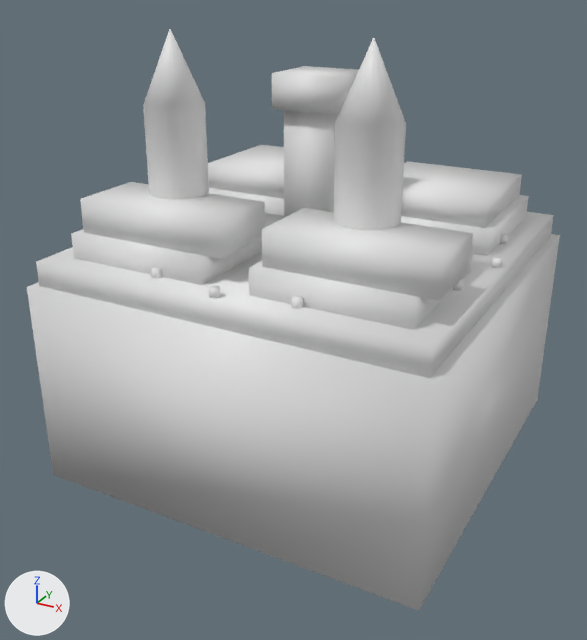
Before and after pictures for a commit that changed the OBJ model src/main/resources/assets/apexballistics/models/block/vls.obj.
One viewpoint serves both versions: a 50 mm lens placed at (1.396, -2.25, 1.211), pointed at (0.482, -0.589, 0.381). Arrows for +X, +Y and +Z are at lower left; the lights stay in place. The older version comes first. Materials are left out; every surface is plain grey. Where no turn or scale is listed for an object, it has been applied to the vertices. Vertices at exactly the same position are counted once.

In view in the first picture: 'vls'.
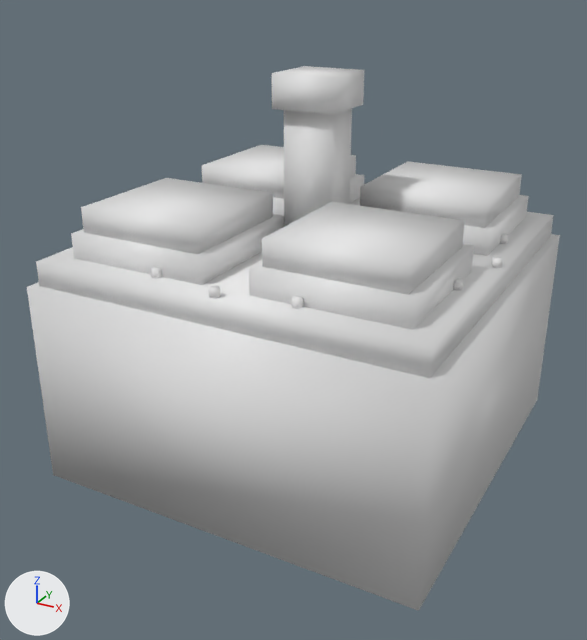
Edits to the bpy script that builds the scene:
```text
Change me_vls:
    used by ob_vls; location = (0.0, 0.0, 0.0)
    remove me_vls.from_pydata(...)  # 492 vertices, 590 faces; spans x 0.0..1.0, y -1.0..0.0, z 0.0..1.08
    add me_vls.from_pydata(...)  # 392 vertices, 462 faces; spans x 0.0..1.0, y -1.0..0.0, z 0.0..0.98
    me_vls part 1: the loose piece of 50 vertices spanning x 0.19..0.33, y -0.81..-0.67, z 0.58..1.08 is deleted
    me_vls part 2: the loose piece of 50 vertices spanning x 0.67..0.81, y -0.81..-0.67, z 0.58..1.08 is deleted
    me_vls part 3
    14 vertices are removed from x 0.1..0.96, y -0.9..-0.72, z 0.64..0.72
    12 faces are deleted
    6 vertices are added at (0.1, -0.58, 0.64), (0.1, -0.58, 0.7), (0.1, -0.9, 0.7), (0.58, -0.58, 0.64), (0.58, -0.58, 0.7), (0.58, -0.9, 0.7)
    8 new vertices lie (0.32, 0.0, 0.0) away from vertices in x 0.1..0.58, y -0.9..-0.58, z 0.64..0.7
    12 new faces join them
```

Location of each change, (x1, y1, x2, y2) in pixels of the pictures (587 x 640 px; the box of a moved part takes in the faces that stretch with it):
'vls', reshaped (6% shorter)
    before: (27, 29, 560, 611)
    after: (27, 66, 560, 611)
part 1 of me_vls, deleted
    before: (143, 29, 209, 200)
part 2 of me_vls, deleted
    before: (333, 38, 406, 230)
part 3 of me_vls, moved or reshaped
    before: (80, 182, 473, 300)
    after: (81, 178, 465, 295)
